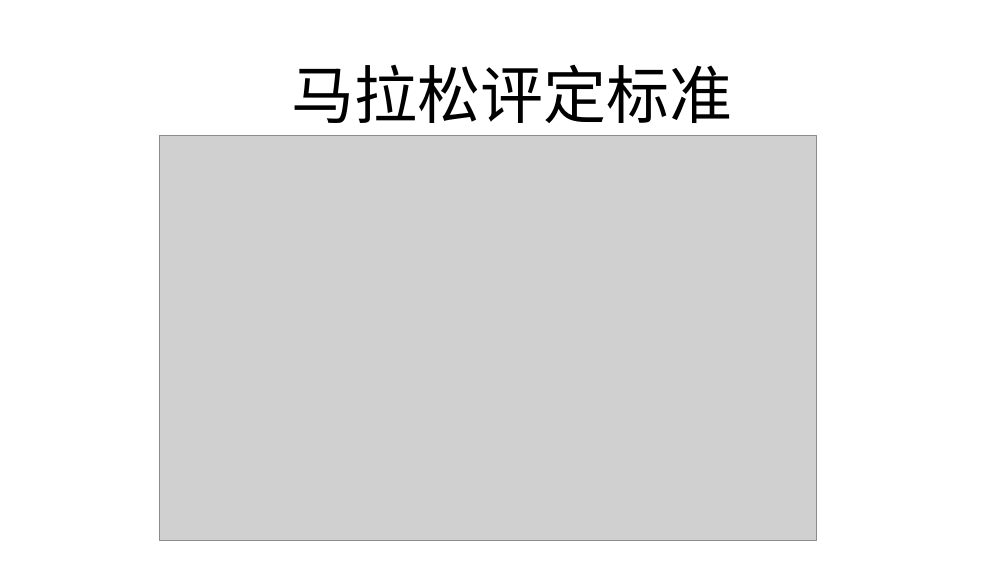
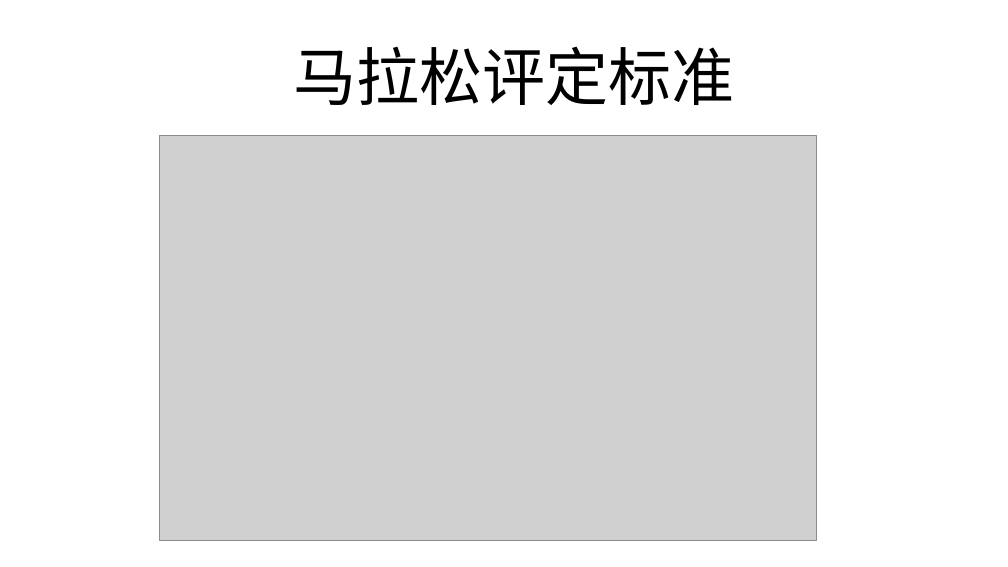
Before and after one commit to FredJiangFei/MyDocuments, a slide deck: slide 8 of 其他/run/run.pptx. Drawn at 1008x567 pixels with LibreOffice and Linux fonts; fonts in the diff are those of the drawing; grey boxes stand for pictures. Boxes give left, top, right and bottom in pixels: in the first picture for what was removed or moved away, otherwise in the second. Text is boxed around its words. In the diff, an @@ line names an element or a change of style, - is before the commit and + after.

```diff
--- a/其他/run/run.pptx
+++ b/其他/run/run.pptx
@@ title "马拉松评定标准": place and size @@
-title "马拉松评定标准" at <box>291,64,732,123</box>
+title "马拉松评定标准" at <box>294,46,735,105</box>
```
Also in this commit, not shown: 9 other slides changed, 1 slide added, 2 slides removed.
